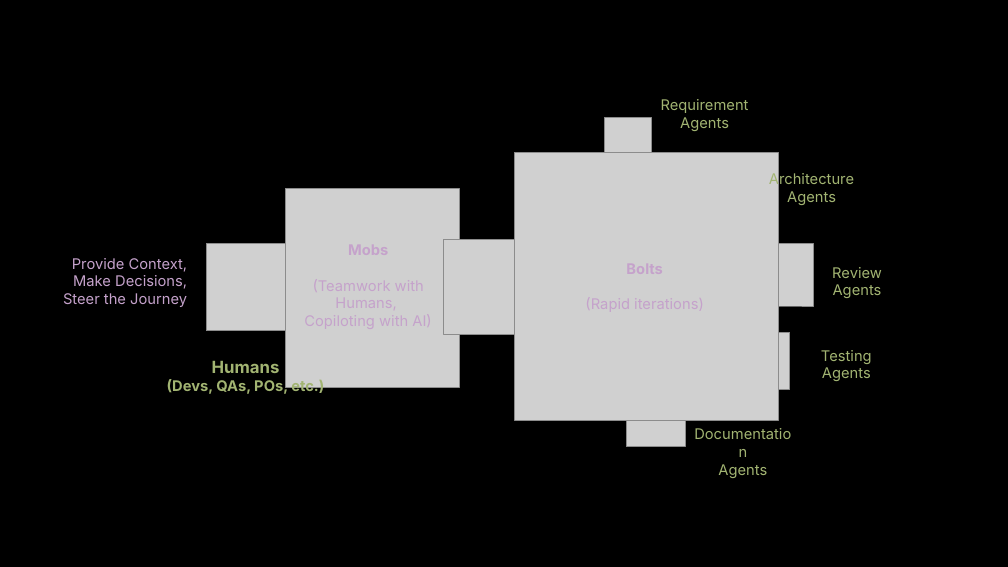
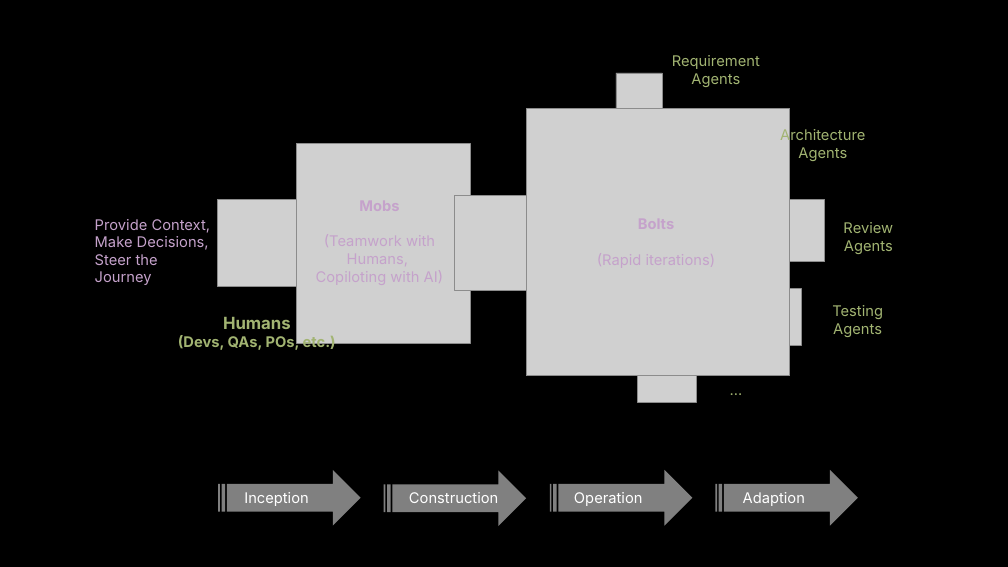
Before and after one commit to xianix-team/website, a slide deck: slide 1 of resources/Xianix.ai.PPT.pptx. Drawn at 1008x567 pixels with LibreOffice and Linux fonts; fonts in the diff are those of the drawing; grey boxes stand for pictures. Boxes give left, top, right and bottom in pixels: in the first picture for what was removed or moved away, otherwise in the second. Text is boxed around its words. In the diff, an @@ line names an element or a change of style, - is before the commit and + after.

Commit message:
Update binary resources and remove temporary PowerPoint file
- Updated the aidlc.png image to a new version.
- Deleted the temporary PowerPoint file ~\$Xianix.ai.PPT.pptx to clean up resources.
- Updated the main Xianix.ai.PPT.pptx presentation file to a new version.

```diff
--- a/resources/Xianix.ai.PPT.pptx
+++ b/resources/Xianix.ai.PPT.pptx
@@ text "Provide Context," moved from (x1=63, y1=258, x2=188, y2=307) to (x1=95, y1=219, x2=211, y2=285) @@
@@ text "Provide Context," at (x1=95, y1=219, x2=211, y2=285): alignment right to left @@
@@ 8 pictures, 5 texts moved together from (x1=167, y1=99, x2=882, y2=446) to (x1=178, y1=55, x2=893, y2=402) @@
@@ striped right arrow added at (x1=218, y1=470, x2=361, y2=526), fill #808080 @@
@@ striped right arrow added at (x1=383, y1=470, x2=526, y2=526), fill #808080 @@
@@ striped right arrow added at (x1=550, y1=470, x2=693, y2=526), fill #808080 @@
@@ striped right arrow added at (x1=715, y1=470, x2=858, y2=526), fill #808080 @@
@@ text at (x1=718, y1=464, x2=767, y2=478): text changed @@
-Documentation
-Agents
+…
@@ text added at (x1=244, y1=492, x2=308, y2=506), 14 pt, text #FFFFFF @@
+Inception
@@ text added at (x1=409, y1=492, x2=498, y2=503), 14 pt, text #FFFFFF @@
+Construction
@@ text added at (x1=574, y1=492, x2=643, y2=506), 14 pt, text #FFFFFF @@
+Operation
@@ text added at (x1=743, y1=492, x2=805, y2=506), 14 pt, text #FFFFFF @@
+Adaption
```
Also in this commit, not shown: 2 other files.
